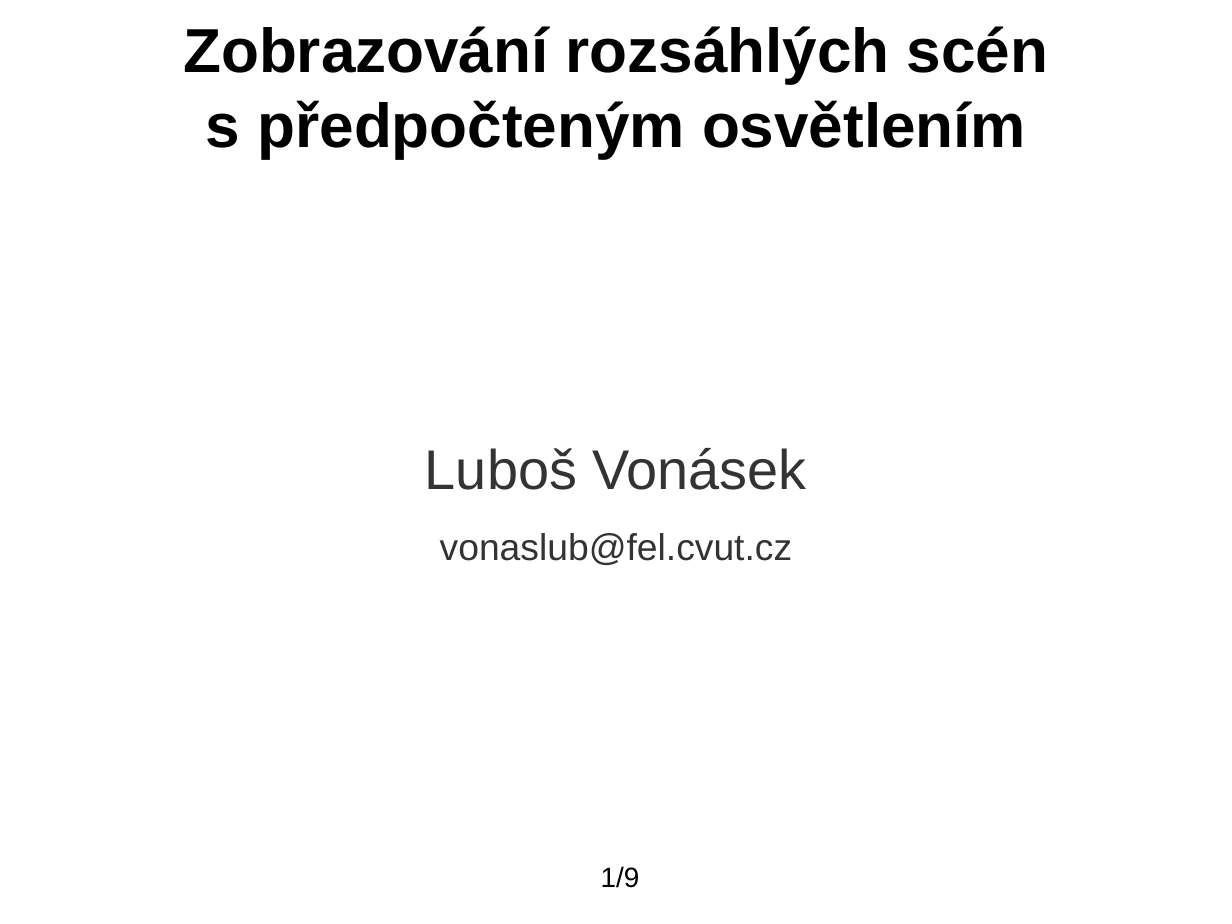
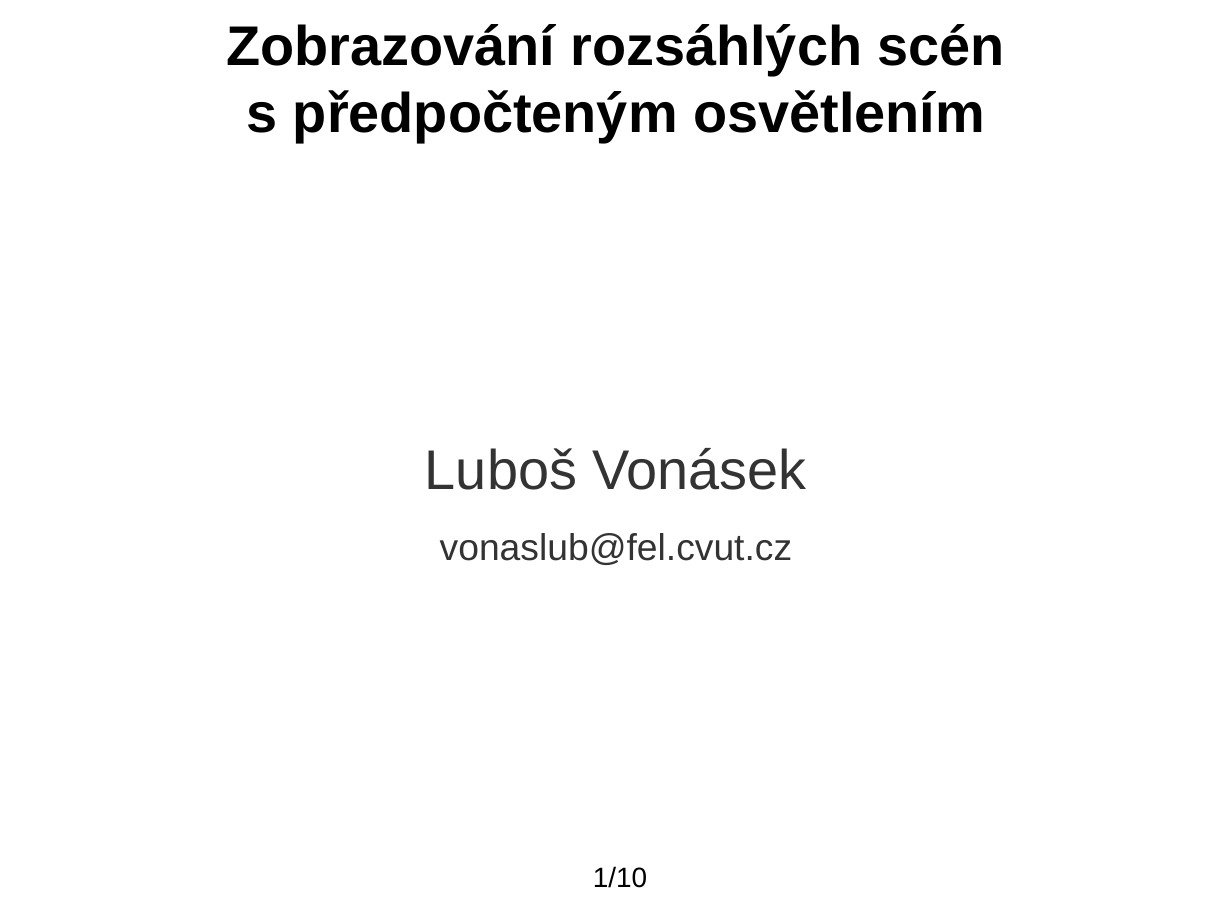
Before and after one commit to blankdeveloper/Open4speed, a slide deck: slide 1 of presentation-CZ/prezentace.odp. Drawn at 1232x924 pixels with LibreOffice and Linux fonts; fonts in the diff are those of the drawing; background and template pictures are left out. Boxes give left, top, right and bottom in pixels: in the first picture for what was removed or moved away, otherwise in the second. Text is boxed around its words. In the diff, an @@ line names an element or a change of style, - is before the commit and + after.

```diff
--- a/presentation-CZ/prezentace.odp
+++ b/presentation-CZ/prezentace.odp
@@ title "Zobrazování rozsáhlých scén s předpočteným ..." at box(226, 24, 1005, 142): size 40 to 36 pt @@
@@ page number at box(593, 866, 647, 888): text changed @@
-1/9
+1/10
```
Also in this commit, not shown: 4 other slides changed, 1 slide added, 31 other files.
